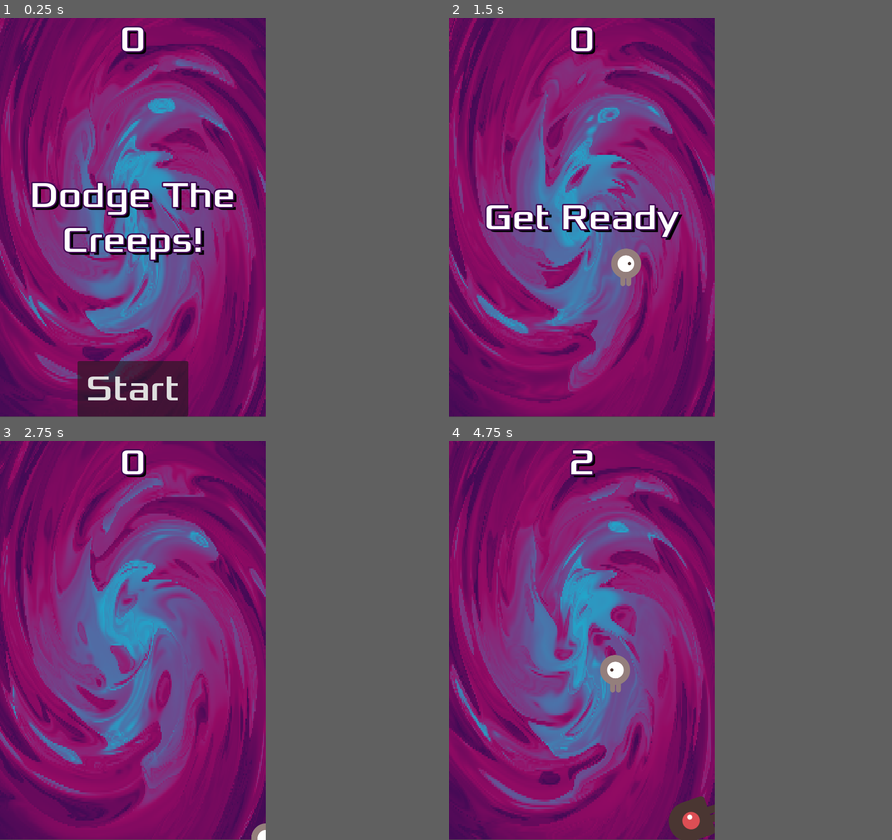
Above: before the commit, frames 1-4 (two rows, left to right).
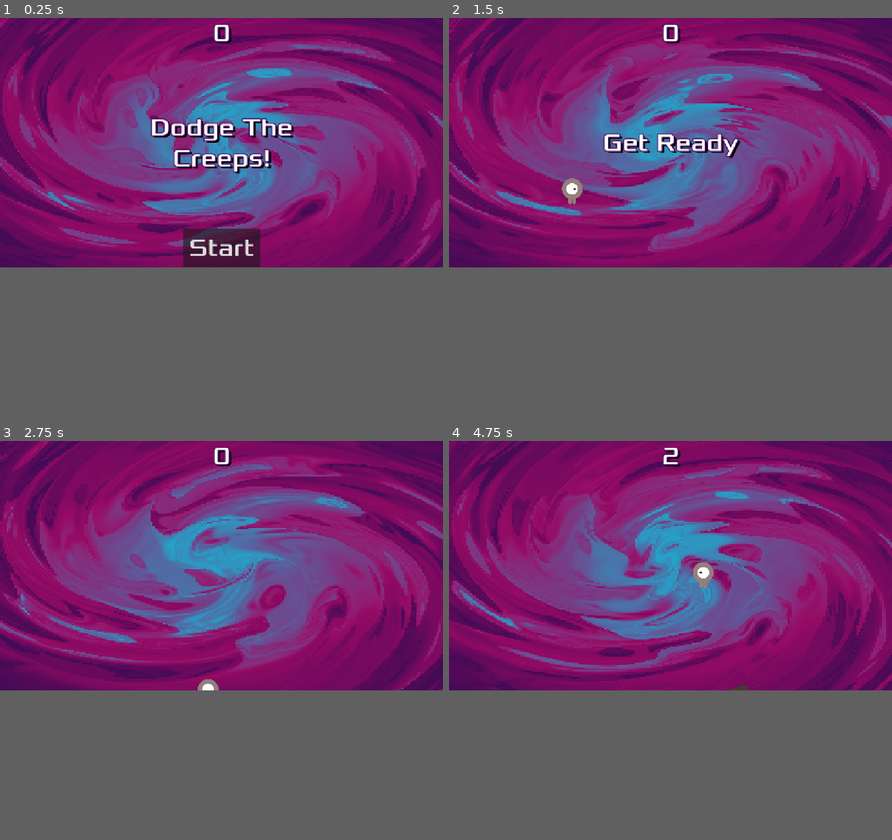
Above: after the commit, the same moments.

Repository: Sauleline/at2Colaborative
Game: Godot game, scene res://main.tscn
Two runs of this game, one before a commit and one after it. Both use one fixed random seed, a clock stepped at 60 frames per second and the inputs below.
Inputs:
- Up to frame 1 (0.25 s): no input
- Up to frame 2 (1.5 s): click "Start" at 0.5 s; hold Right (move_right) from 1.28 s (still down)
- Up to frame 3 (2.75 s): release Right (move_right) at 2.03 s; hold Down (move_down) from 2.03 s (still down)
- Up to frame 4 (4.75 s): release Down (move_down) at 2.78 s; hold Right (move_right) 2.78-3.53 s; hold Up (move_up) 3.53-4.28 s; hold Left (move_left) from 4.28 s (still down)
In our replay, the window is 480x720 before the commit and 800x450 after it. These sizes can differ from the game's own. Grey fills any space a smaller window leaves; there, only what the larger window draws over its background counts as a difference.

The runs differ from the first frame. In frame 1, 58% of the frame differs, in the area x 0-100%, y 0-100%; in frame 2, 46%; in frame 3, 48%; in frame 4, 58%.

Commit message:
make the screen big

Diff:
--- a/at2Colaborative/main.tscn
+++ b/at2Colaborative/main.tscn
@@ -24,9 +24,9 @@
 
 [sub_resource type="Curve2D" id="Curve2D_0xm2m"]
 _data = {
-"points": PackedVector2Array(0, 0, 0, 0, 0, 0, 0, 0, 0, 0, 480, 0, 0, 0, 0, 0, 480, 720, 0, 0, 0, 0, 0, 720, 0, 0, 0, 0, 0, 0)
+"points": PackedVector2Array(0, 0, 0, 0, 0, 0, 0, 0, 0, 0, 480, 0, 0, 0, 0, 0, 792, 0, 0, 0, 0, 0, 792, 729, 0, 0, 0, 0, 0, 720, 0, 0, 0, 0, 0, 0)
 }
-point_count = 5
+point_count = 6
 
 [node name="Main" type="Node"]
 script = ExtResource("1_h2yge")
@@ -35,8 +35,8 @@
 [node name="Background" type="ColorRect" parent="."]
 material = SubResource("ShaderMaterial_7mycd")
 offset_top = -1.0
-offset_right = 480.0
-offset_bottom = 719.0
+offset_right = 1152.0
+offset_bottom = 647.0
 
 [node name="Player" parent="." instance=ExtResource("1_ig7tw")]
 
@@ -53,6 +53,7 @@
 position = Vector2(240, 450)
 
 [node name="MobPath" type="Path2D" parent="."]
+scale = Vector2(1.45455, 0.888889)
 curve = SubResource("Curve2D_0xm2m")
 
 [node name="MobSpawnLocation" type="PathFollow2D" parent="MobPath"]
--- a/at2Colaborative/project.godot
+++ b/at2Colaborative/project.godot
@@ -16,8 +16,6 @@
 
 [display]
 
-window/size/viewport_width=480
-window/size/viewport_height=720
 window/stretch/mode="canvas_items"
 
 [editor]
